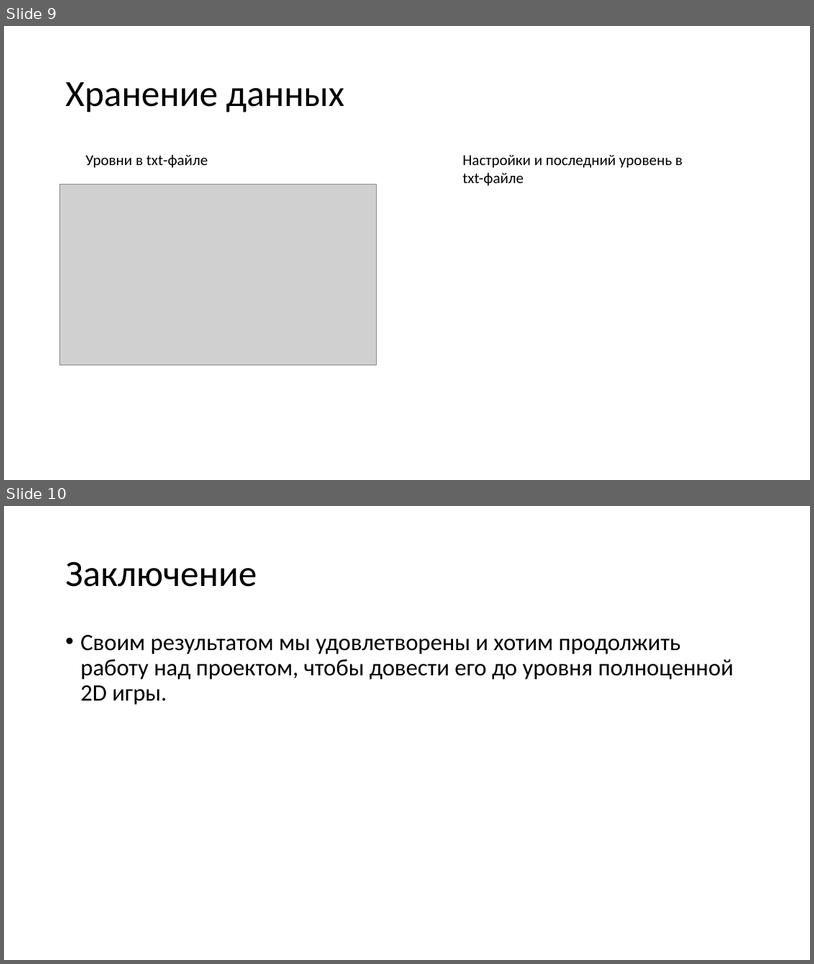
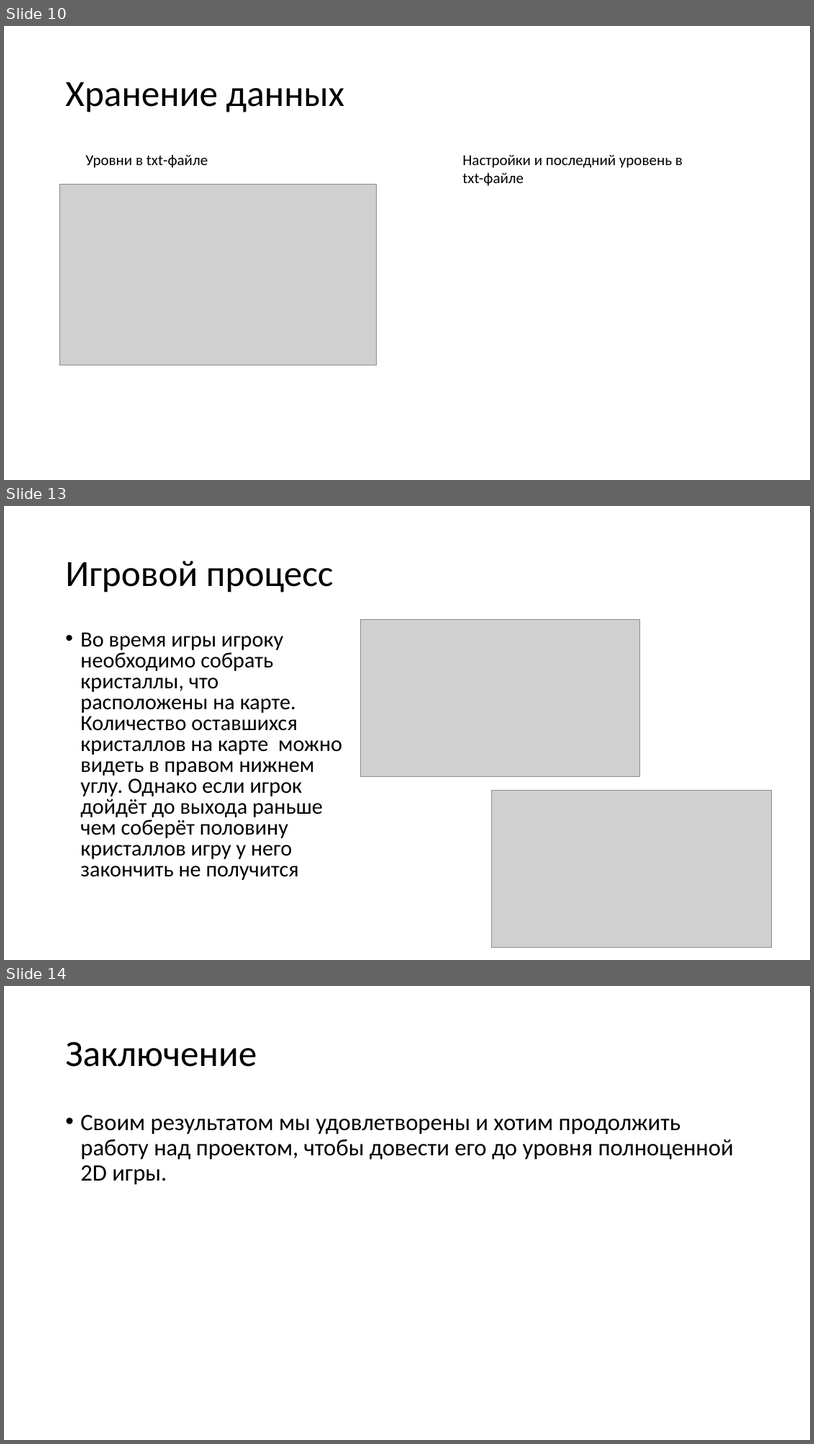
Before and after one commit to Scheise45/projeckt_2, a slide deck: документы/проект2.pptx. Shown one above the other, each under a label of ours: slides 9 and 10 before the commit, slides 10, 13 and 14 after it; the slides between them are not shown. The pictures are 814x964 and 814x1444 pixels, drawn with LibreOffice and Linux fonts; fonts in the diff are those of the drawing; grey boxes stand for pictures. Boxes give left, top, right and bottom in pixels: in the first picture for what was removed or moved away, otherwise in the second. Text is boxed around its words. In the diff, an @@ line names an element or a change of style, - is before the commit and + after.

```diff
--- a/документы/проект2.pptx
+++ b/документы/проект2.pptx
@@ slide 13 added at (4,506,810,960), background #FFFFFF @@
@@ title added at (65,561,334,592), 44 pt, text #000000 @@
+Игровой процесс
@@ text added at (80,632,342,880), 25.9 pt, text #000000 @@
+• Во время игры игроку необходимо собрать кристаллы, что расположены на карте. Количество оставшихся кристаллов на карте можно видеть в правом нижнем углу. Однако если игрок дойдёт до выхода раньше чем соберёт половину кристаллов игру у него закончить не получится
@@ picture added at (360,620,640,777) @@
@@ picture added at (492,790,772,947) @@
@@ what was slide 9 is now slide 10 @@
@@ what was slide 10 is now slide 14 @@
```
Also in this commit, not shown: 2 slides changed, 3 other slides added, 2 other files.
